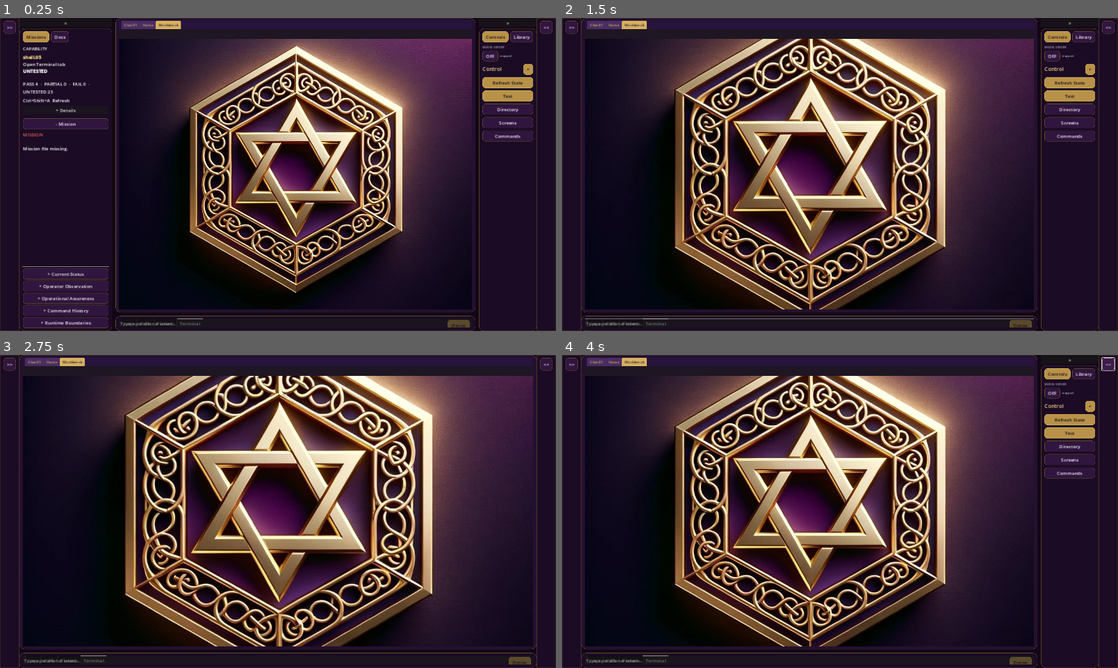
Above: before the commit, frames 1-4 (two rows, left to right).
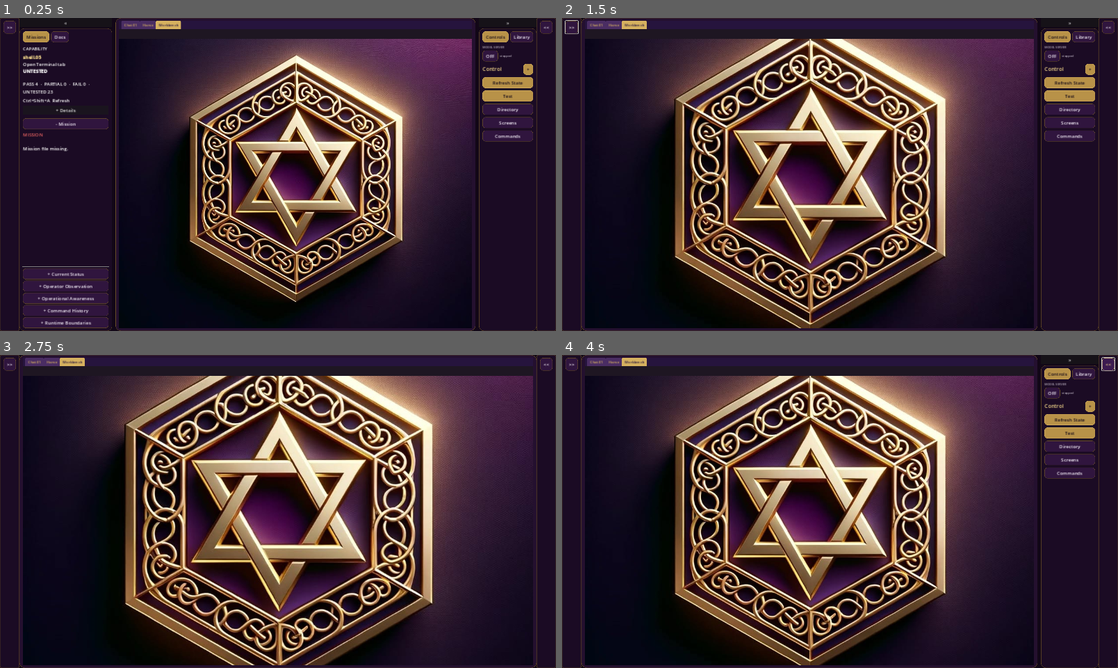
Above: after the commit, the same moments.

Repository: Precision-Tower/Spaceship
Game: Godot game, scene res://scenes/Main.tscn
Two runs of this game, one before a commit and one after it. Both use one fixed random seed, a clock stepped at 60 frames per second and the inputs below.
Inputs (mouse positions are in pixels of both pictures, inside the frame that each line leads up to):
- Up to frame 1 (0.25 s): no input
- Up to frame 2 (1.5 s): click ">>" at 0.5 s; click (1017, 324) at 1.25 s, where only the run before the commit has a clickable "Dense"
- Up to frame 3 (2.75 s): click "»" at 2 s
- Up to frame 4 (4 s): click (1079, 661) at 2.75 s, where only the run before the commit has a clickable "Dense"; click "<<" at 3.5 s

The runs differ from the first frame. In frame 1, 21% of the frame differs, in the area x 20-86%, y 6-100%; in frame 2, 30%; in frame 3, 35%, in the area x 3-97%, y 6-100%; in frame 4, 30%.
Error after the commit: Trying to assign value of type 'RefCounted' to a variable of type 'TabContainer'. (res://Main.gd:1277)

Commit message:
dock: custom tab row, dense on right, input hides when collapsed

Diff:
--- a/UI/OperatorShell/layout/BottomDock.gd
+++ b/UI/OperatorShell/layout/BottomDock.gd
@@ -6,8 +6,15 @@
 
 var host
 var bottom_shell: PanelContainer
-var bottom_tabs: TabContainer
+var tab_row: HBoxContainer
+var tab_buttons: HBoxContainer
+var content_host: Control
+var terminal_input: LineEdit
 var terminal_surface
+var tab_order: Array[String] = []
+var tab_data := {}
+var current_tab_name := ""
+var bottom_tabs
 
 func _init(owner) -> void:
 	host = owner
@@ -19,41 +26,38 @@
 
 	var box := VBoxContainer.new()
 	box.add_theme_constant_override("separation", 0)
+	box.clip_contents = true
 	bottom_shell.add_child(box)
-	box.custom_minimum_size = Vector2(0, 0)
-	box.clip_contents = true
-
-	# Tab host: TabContainer fills, Dense button overlays top-right
-	var tab_host := Control.new()
-	tab_host.size_flags_horizontal = Control.SIZE_EXPAND_FILL
-	tab_host.size_flags_vertical = Control.SIZE_EXPAND_FILL
-	box.add_child(tab_host)
-
-	bottom_tabs = TabContainer.new()
-	bottom_tabs.anchor_left = 0.0
-	bottom_tabs.anchor_top = 0.0
-	bottom_tabs.anchor_right = 1.0
-	bottom_tabs.anchor_bottom = 1.0
-	bottom_tabs.custom_minimum_size = Vector2(0, 0)
-	bottom_tabs.clip_contents = true
-	tab_host.add_child(bottom_tabs)
+
+	# Tab row: [buttons ...] [spacer] [Dense]
+	tab_row = HBoxContainer.new()
+	tab_row.add_theme_constant_override("separation", 4)
+	tab_row.custom_minimum_size = Vector2(0, 28)
+	box.add_child(tab_row)
+
+	tab_buttons = HBoxContainer.new()
+	tab_buttons.add_theme_constant_override("separation", 2)
+	tab_buttons.size_flags_horizontal = Control.SIZE_EXPAND_FILL
+	tab_row.add_child(tab_buttons)
 
 	var density := Button.new()
 	density.text = "Dense"
-	density.anchor_left = 1.0
-	density.anchor_right = 1.0
-	density.offset_left = -84
-	density.offset_right = -8
-	density.offset_top = 3
-	density.offset_bottom = 27
-	density.grow_horizontal = Control.GROW_DIRECTION_BEGIN
+	density.custom_minimum_size = Vector2(70, 24)
 	host._button(density, true)
 	host._connect_observed_button(density, "Cycle Density", host._cycle_terminal_density)
-	tab_host.add_child(density)
-
+	tab_row.add_child(density)
 	host.terminal_density_button = density
 	host.terminal_toggle_button = null
 
+	# Content host
+	content_host = Control.new()
+	content_host.size_flags_horizontal = Control.SIZE_EXPAND_FILL
+	content_host.size_flags_vertical = Control.SIZE_EXPAND_FILL
+	content_host.custom_minimum_size = Vector2(0, 0)
+	content_host.clip_contents = true
+	box.add_child(content_host)
+
+	# Approve (hidden)
 	host.approve_button = Button.new()
 	host.approve_button.text = "Approve Proposal"
 	host.approve_button.visible = false
@@ -61,44 +65,102 @@
 	host._button(host.approve_button, true)
 	box.add_child(host.approve_button)
 
-	host.terminal_input = LineEdit.new()
-	host.terminal_input.placeholder_text = "Type operational intent..."
-	host.terminal_input.focus_mode = Control.FOCUS_ALL
-	host.terminal_input.text_submitted.connect(host._on_terminal_input_submitted)
-	box.add_child(host.terminal_input)
+	# Input line — hidden when collapsed to taskbar height
+	terminal_input = LineEdit.new()
+	terminal_input.placeholder_text = "Type operational intent..."
+	terminal_input.focus_mode = Control.FOCUS_ALL
+	terminal_input.custom_minimum_size = Vector2(0, 26)
+	terminal_input.text_submitted.connect(host._on_terminal_input_submitted)
+	box.add_child(terminal_input)
+	host.terminal_input = terminal_input
+
+	bottom_shell.resized.connect(_on_shell_resized)
 
 	add_bottom("Logs", "No CLI bridge output yet.")
 	add_bottom("Diffs", "Diff proposal/review output will render here.")
 	add_bottom("Packets", "Packet intake and registry output will render here.")
 	add_terminal_bottom()
 
+	_select_tab("Logs")
+	bottom_tabs = self
 	return bottom_shell
 
+func _on_shell_resized() -> void:
+	var h := bottom_shell.size.y
+	var show_input := h > 80.0
+	if terminal_input.visible != show_input:
+		terminal_input.visible = show_input
+
+func _make_tab_button(name: String) -> Button:
+	var btn := Button.new()
+	btn.text = name
+	btn.toggle_mode = true
+	btn.custom_minimum_size = Vector2(64, 24)
+	btn.add_theme_font_size_override("font_size", 11)
+	host._button(btn, false)
+	btn.pressed.connect(_select_tab.bind(name))
+	tab_buttons.add_child(btn)
+	return btn
+
 func add_bottom(name: String, content: String) -> void:
-	var r := RichTextLabel.new()
-	r.name = name
-	r.bbcode_enabled = true
-	r.selection_enabled = true
-	r.text = "[color=#d6b15f]" + name + "[/color]\n\n" + content
-	bottom_tabs.add_child(r)
+	var btn := _make_tab_button(name)
+
+	var label := RichTextLabel.new()
+	label.name = name
+	label.bbcode_enabled = true
+	label.selection_enabled = true
+	label.text = "[color=#d6b15f]" + name + "[/color]\n\n" + content
+	label.anchor_right = 1.0
+	label.anchor_bottom = 1.0
+	label.visible = false
+	content_host.add_child(label)
+
+	tab_data[name] = { "button": btn, "content": label }
+	tab_order.append(name)
 
 func add_terminal_bottom() -> void:
 	terminal_surface = TerminalSurface.new(host)
 	var terminal_control: Control = terminal_surface.build()
 	terminal_control.name = "Terminal"
-	bottom_tabs.add_child(terminal_control)
+	terminal_control.anchor_right = 1.0
+	terminal_control.anchor_bottom = 1.0
+	terminal_control.visible = false
+	content_host.add_child(terminal_control)
+
+	var btn := _make_tab_button("Terminal")
+	tab_data["Terminal"] = { "button": btn, "content": terminal_control }
+	tab_order.append("Terminal")
+
+func _select_tab(name: String) -> void:
+	if not tab_data.has(name):
+		return
+	current_tab_name = name
+	for n in tab_data.keys():
+		tab_data[n].button.button_pressed = (n == name)
+		tab_data[n].content.visible = (n == name)
+
+func get_tab_count() -> int:
+	return tab_order.size()
+
+func get_tab_title(i: int) -> String:
+	return tab_order[i] if i >= 0 and i < tab_order.size() else ""
+
+func set_current_tab(i: int) -> void:
+	if i >= 0 and i < tab_order.size():
+		_select_tab(tab_order[i])
+
+func get_current_tab() -> int:
+	return tab_order.find(current_tab_name)
 
 func bottom_text(name: String) -> RichTextLabel:
-	for child in bottom_tabs.get_children():
-		if child.name == name:
-			return child
+	if tab_data.has(name):
+		var c = tab_data[name].content
+		if c is RichTextLabel:
+			return c
 	return null
 
 func set_bottom(name: String) -> void:
-	for i in bottom_tabs.get_tab_count():
-		if bottom_tabs.get_tab_title(i) == name:
-			bottom_tabs.current_tab = i
-			return
+	_select_tab(name)
 
 func log_line(text: String) -> void:
 	var l := bottom_text("Logs")
@@ -108,19 +170,23 @@
 func terminal(text: String) -> void:
 	if terminal_surface and terminal_surface.has_method("append_system_text"):
 		terminal_surface.append_system_text(text)
-	set_bottom("Terminal")
+	_select_tab("Terminal")
 
 func diff(text: String) -> void:
 	var d := bottom_text("Diffs")
 	if d:
 		d.append_text("\n\n[color=#d6b15f]>[/color] " + text)
-	set_bottom("Diffs")
+	_select_tab("Diffs")
 
 func packets(text: String) -> void:
 	var p := bottom_text("Packets")
 	if p:
 		p.append_text("\n\n[color=#d6b15f]>[/color] " + text)
-	set_bottom("Packets")
+	_select_tab("Packets")
+
+func shutdown_terminals() -> void:
+	if terminal_surface and terminal_surface.has_method("shutdown"):
+		terminal_surface.shutdown()
 
 func record_command(name: String, result: Dictionary, summary: String) -> void:
 	var status := "success" if result.get("ok", false) else "failed"
@@ -136,10 +202,6 @@
 	if host.command_history.size() > 10:
 		host.command_history.pop_back()
 	render_history()
-
-func shutdown_terminals() -> void:
-	if terminal_surface and terminal_surface.has_method("shutdown"):
-		terminal_surface.shutdown()
 
 func render_history() -> void:
 	if not host.history_label:
